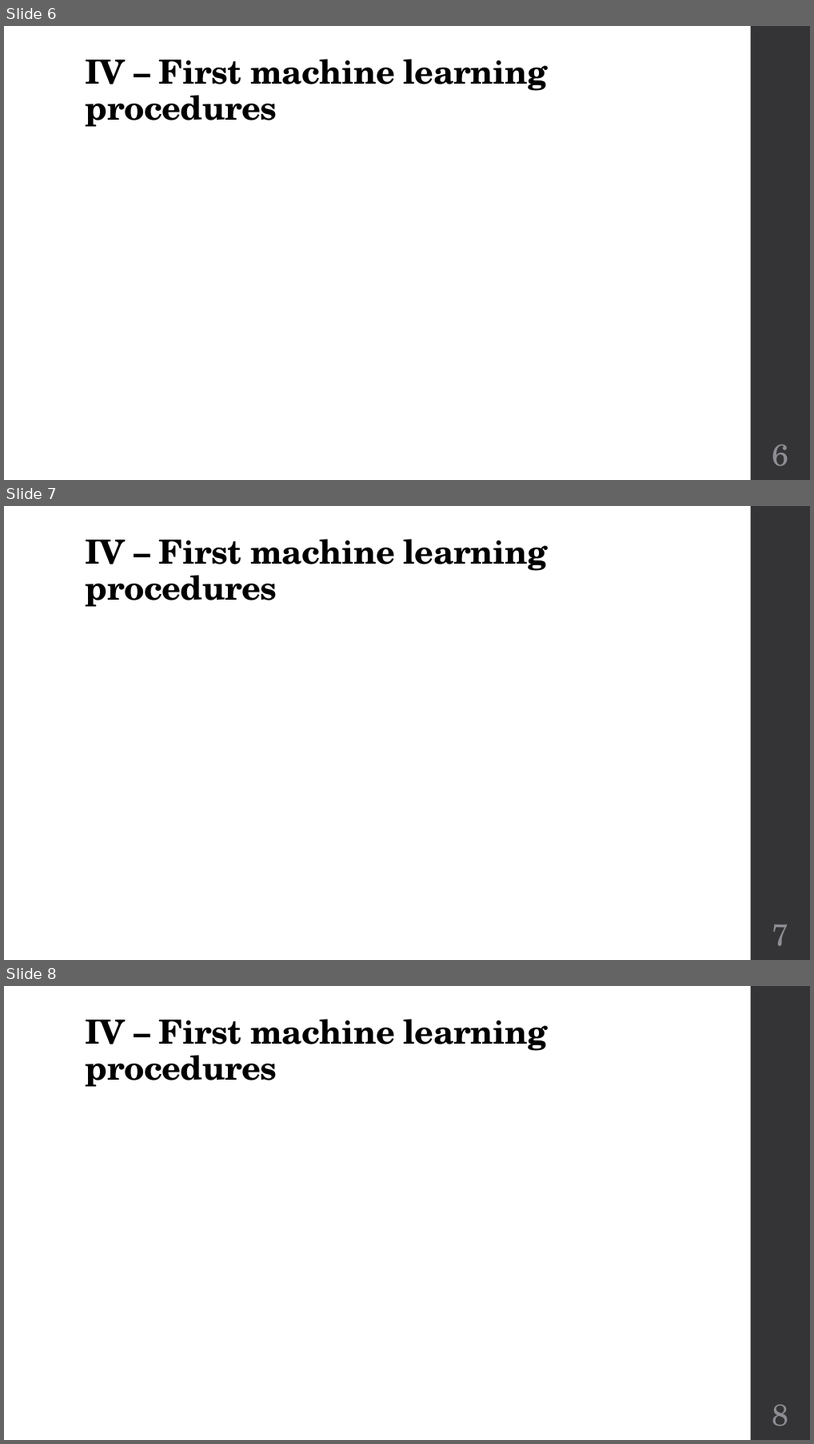
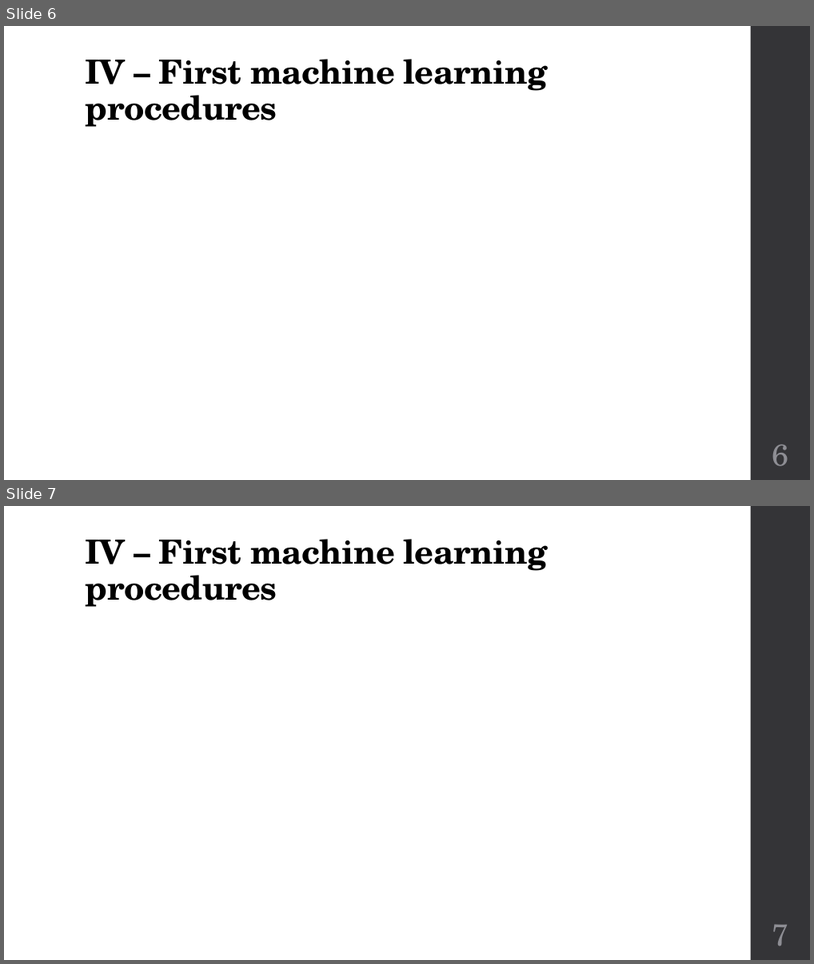
Before and after one commit to jveillon/Projet_Statapp, a slide deck: Soutenance/Soutenance - Présentation.pptx. Shown one above the other, each under a label of ours: slides 6, 7 and 8 before the commit, slides 6 and 7 after it. The pictures are 814x1444 and 814x964 pixels, drawn with LibreOffice and Linux fonts; fonts in the diff are those of the drawing; grey boxes stand for pictures. Boxes give left, top, right and bottom in pixels: in the first picture for what was removed or moved away, otherwise in the second. Text is boxed around its words. In the diff, an @@ line names an element or a change of style, - is before the commit and + after.

```diff
--- a/Soutenance/Soutenance - Présentation.pptx
+++ b/Soutenance/Soutenance - Présentation.pptx
@@ slide 7 removed at <box>4,506,810,960</box>, background #FFFFFF; not listed: 1 template element that a slide beside it also shows @@
@@ title removed at <box>86,539,548,607</box> @@
-IV – First machine learning procedures
@@ page number removed at <box>773,924,790,946</box> @@
-7
@@ what was slide 8 is now slide 7 @@
@@ page number at <box>773,924,790,946</box>: text changed @@
-8
+7
```
Also in this commit, not shown: 1 slide changed.
